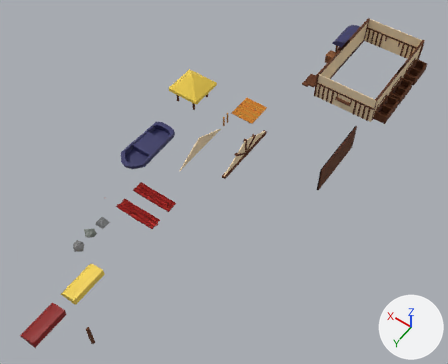
A saved change to the Blender file Blender/BeachTown/BeachTown.blend.
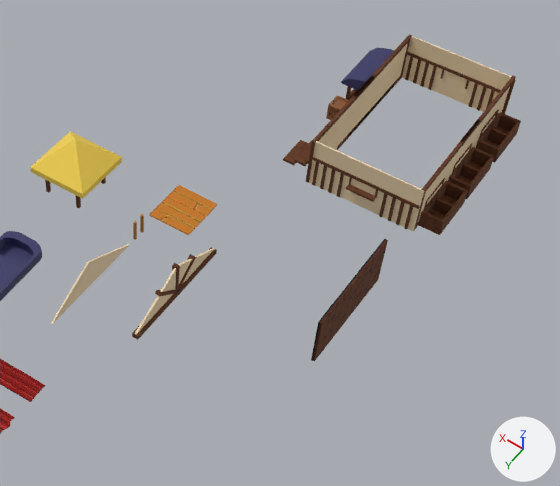
Old and new are each drawn whole from a 50 mm lens placed at (-220.0, 518.0, 512.0), pointed at (12.0, 193.0, 2.0) and again close up on the part from 34% to 100% of the width and 0% to 70% of the height. The lights are fixed; the arrows at lower right show +X, +Y and +Z. The first two pictures are the older version.

The scene before the commit, as lines of its bpy script (objects in view):
```python
ob_cube_021 = bpy.data.objects.new('Cube.021', me_cube_025)
ob_cube_021.location = (0.9, 171.7, 34.0)
ob_cube_022 = bpy.data.objects.new('Cube.022', me_cube_058)
ob_cube_022.location = (1.2, 171.9, 45.2)
ob_cube_023 = bpy.data.objects.new('Cube.023', me_cube_059)
ob_cube_023.location = (1.2, 179.8, 41.9)
ob_cube_023.rotation_euler = (-0.903, 0.0, 0.0)  # degrees (-52, 0, 0)
ob_cube_049 = bpy.data.objects.new('Cube.049', me_cube_060)
ob_cube_049.location = (1.2, 163.5, 41.9)
ob_cube_049.rotation_euler = (0.903, 0.0, 0.0)  # degrees (52, 0, 0)
ob_cube_050 = bpy.data.objects.new('Cube.050', me_cube_057)
ob_cube_050.location = (0.9, 171.7, 36.5)
ob_doorwall_003 = bpy.data.objects.new('DoorWall.003', me_cube_037)
ob_doorwall_003.location = (-70.5, 107.2, 0.1)
ob_doorwall_003.rotation_euler = (0.0, 0.0, -3.142)  # degrees (0, 0, -180)
ob_doorwall_004 = bpy.data.objects.new('DoorWall.004', me_cube_048)
ob_doorwall_004.location = (0.0, -61.0, 0.0)
ob_plane_002 = bpy.data.objects.new('Plane.002', me_plane_002)
ob_plane_002.location = (-73.2, 107.8, 16.6)
ob_plane_002.rotation_euler = (3.142, 1.571, 0.0)  # degrees (180, 90, 0)
# also in view: 'DoorWall.002' at (-71.0, -12.0, 16.0); 'Cube.041' at (10.0, -63.0, 26.0); 'Cube.024' at (58.0, 250.0, 3.0); 'Plane.001' at (48.0, 93.0, 3.0); 'Cube.020' at (58.0, 172.0, 13.0)
```
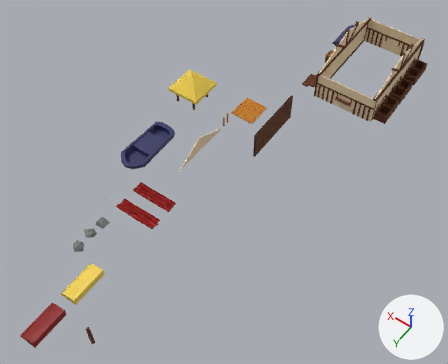
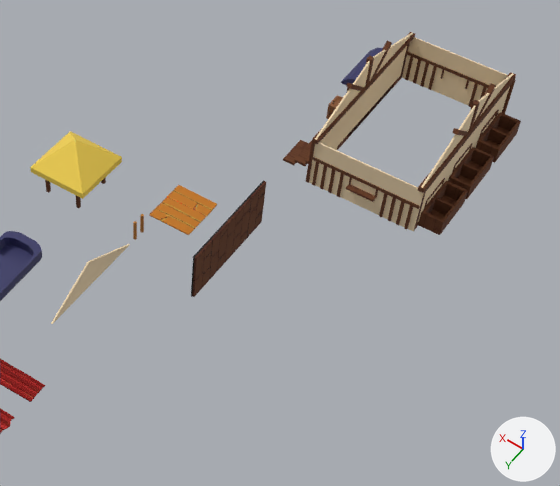
Location of each change, (x1, y1, x2, y2) in pixels of the close-ups (560 x 486 px):
```json
{"object": "Plane.002", "change": "moved", "before": [313, 239, 388, 361], "after": [192, 181, 266, 297]}
{"object": "Cube.050", "change": "moved, rescaled", "before": [135, 248, 214, 335], "after": [315, 33, 413, 140], "on screen": "24% wider, 23% taller"}
{"object": "Cube.021", "change": "moved, rescaled", "before": [132, 247, 217, 340], "after": [312, 32, 415, 144], "on screen": "21% wider, 20% taller"}
{"object": "Cube.081", "change": "added", "after": [421, 73, 513, 188]}
{"object": "Cube.080", "change": "added", "after": [418, 72, 516, 193]}
{"object": "DoorWall.003", "change": "moved", "before": [311, 239, 386, 361], "after": [191, 180, 264, 296]}
{"object": "Cube.049", "change": "moved, rescaled", "before": [178, 254, 196, 290], "after": [370, 41, 392, 82]}
{"object": "Cube.022", "change": "moved, rescaled", "before": [172, 263, 180, 292], "after": [365, 56, 374, 86]}
{"object": "Cube.023", "change": "moved, rescaled", "before": [155, 289, 178, 296], "after": [346, 83, 365, 91]}
{"object": "Cube.084", "change": "added", "after": [473, 83, 496, 126]}
{"object": "Cube.082", "change": "added", "after": [469, 100, 480, 131]}
{"object": "Cube.083", "change": "added", "after": [452, 128, 469, 136]}
```

Edits to the scene script, one JSON object a line:
```json
{"op": "set", "path": "ob_doorwall_003.location", "old": "(-70.5, 107.2, 0.1)", "new": "(8.5, 107.2, 0.1)"}
{"op": "set", "path": "ob_plane_002.location", "old": "(-73.2, 107.8, 16.6)", "new": "(5.8, 107.8, 16.6)"}
{"op": "set", "path": "ob_cube_021.location", "old": "(0.9, 171.7, 34.0)", "new": "(-0.1, -36.5, 34.0)"}
{"op": "set", "path": "ob_cube_021.scale", "old": "(1.0, 1.0, 1.0)", "new": "(1.0, 1.68, 1.0)"}
{"op": "set", "path": "ob_cube_050.location", "old": "(0.9, 171.7, 36.5)", "new": "(-0.1, -36.5, 36.5)"}
{"op": "set", "path": "ob_cube_050.scale", "old": "(1.0, 1.0, 1.0)", "new": "(1.0, 1.68, 1.0)"}
{"op": "set", "path": "ob_cube_022.location", "old": "(1.2, 171.9, 45.2)", "new": "(0.2, -36.1, 45.2)"}
{"op": "set", "path": "ob_cube_022.scale", "old": "(1.0, 1.0, 1.0)", "new": "(1.0, 1.68, 1.0)"}
{"op": "set", "path": "ob_cube_023.location", "old": "(1.2, 179.8, 41.9)", "new": "(0.2, -22.8, 41.9)"}
{"op": "set", "path": "ob_cube_023.scale", "old": "(1.0, 1.0, 1.0)", "new": "(1.0, 1.3, 1.46)"}
{"op": "set", "path": "ob_cube_049.location", "old": "(1.2, 163.5, 41.9)", "new": "(0.2, -50.2, 41.9)"}
{"op": "set", "path": "ob_cube_049.scale", "old": "(1.0, 1.0, 1.0)", "new": "(1.0, 1.3, 1.46)"}
{"op": "add", "block": "ob_cube_084", "code": ["ob_cube_084 = bpy.data.objects.new('Cube.084', me_cube_060.copy())  # the mesh of ob_cube_049", "ob_cube_084.location = (-69.8, -50.2, 41.9)", "ob_cube_084.rotation_euler = (0.903, 0.0, 0.0)  # degrees (52, 0, 0)", "ob_cube_084.scale = (1.0, 1.3, 1.46)"]}
{"op": "add", "block": "ob_cube_083", "code": ["ob_cube_083 = bpy.data.objects.new('Cube.083', me_cube_060.copy())  # the mesh of ob_cube_049", "ob_cube_083.location = (-69.8, -22.8, 41.9)", "ob_cube_083.rotation_euler = (-0.903, 0.0, 0.0)  # degrees (-52, 0, 0)", "ob_cube_083.scale = (1.0, 1.3, 1.46)"]}
{"op": "add", "block": "ob_cube_082", "code": ["ob_cube_082 = bpy.data.objects.new('Cube.082', me_cube_060.copy())  # the mesh of ob_cube_049", "ob_cube_082.location = (-69.8, -36.1, 45.2)", "ob_cube_082.scale = (1.0, 1.68, 1.0)"]}
{"op": "add", "block": "ob_cube_081", "code": ["ob_cube_081 = bpy.data.objects.new('Cube.081', me_cube_057.copy())  # the mesh of ob_cube_050", "ob_cube_081.location = (-70.1, -36.5, 36.5)", "ob_cube_081.scale = (1.0, 1.68, 1.0)"]}
{"op": "add", "block": "ob_cube_080", "code": ["ob_cube_080 = bpy.data.objects.new('Cube.080', me_cube_025.copy())  # the mesh of ob_cube_021", "ob_cube_080.location = (-70.1, -36.5, 34.0)", "ob_cube_080.scale = (1.0, 1.68, 1.0)"]}
```
